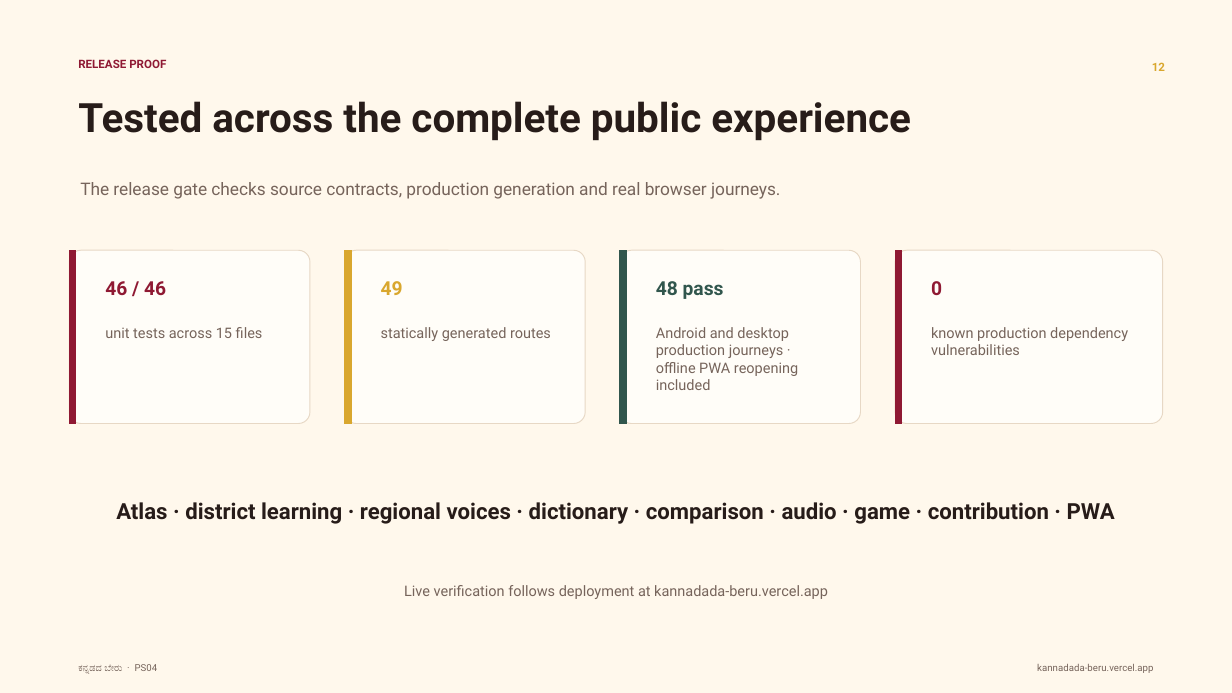
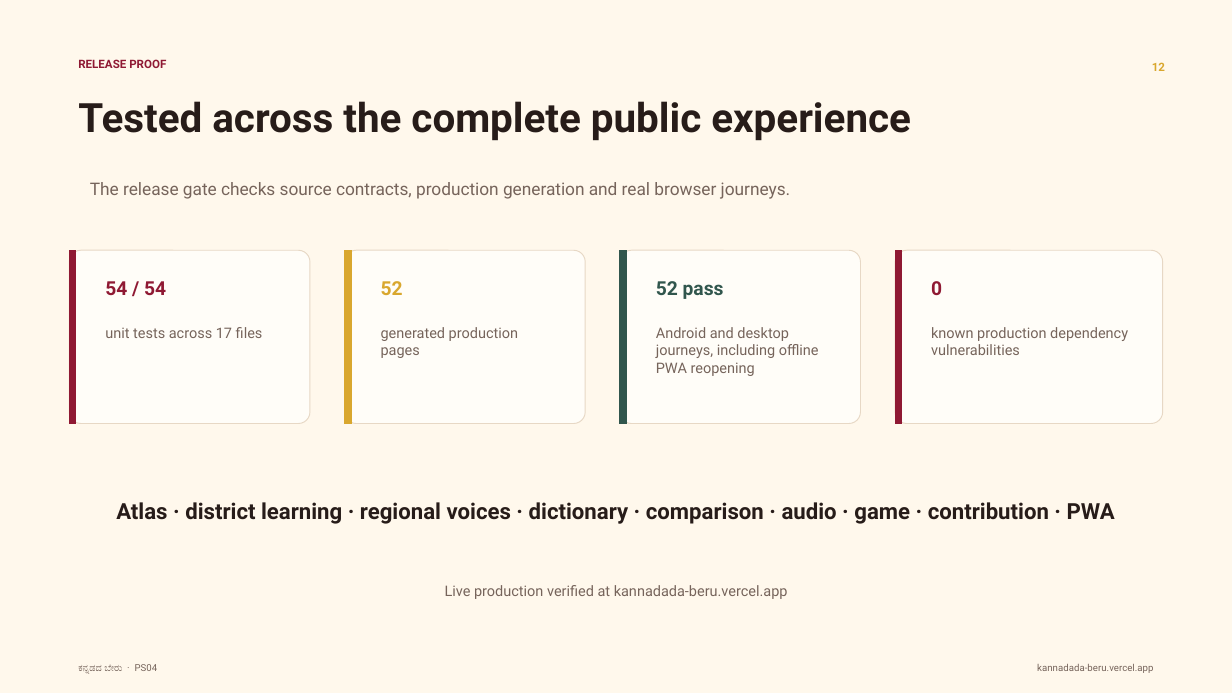
Before and after one commit to DSGAMING98/kannadada-beru, a slide deck: slide 12 of Kannadada Beru Final Presentation/Kannadada_Beru_Submission_2026_RELEASE.pptx. Drawn at 1232x693 pixels with LibreOffice and Linux fonts; fonts in the diff are those of the drawing. Boxes give left, top, right and bottom in pixels: in the first picture for what was removed or moved away, otherwise in the second. Text is boxed around its words. In the diff, an @@ line names an element or a change of style, - is before the commit and + after.

Commit message:
release: finalize hackathon submission

```diff
--- a/Kannadada Beru Final Presentation/Kannadada_Beru_Submission_2026_RELEASE.pptx
+++ b/Kannadada Beru Final Presentation/Kannadada_Beru_Submission_2026_RELEASE.pptx
@@ text "The release gate checks source ..." moved from (x1=80, y1=182, x2=780, y2=199) to (x1=90, y1=182, x2=790, y2=199) @@
@@ text at (x1=105, y1=281, x2=166, y2=295): text changed @@
-46 / 46
+54 / 54
@@ text at (x1=381, y1=281, x2=403, y2=295): text changed @@
-49
+52
@@ text at (x1=656, y1=281, x2=724, y2=299): text changed @@
-48 pass
+52 pass
@@ text at (x1=105, y1=327, x2=263, y2=338): text changed @@
-unit tests across 15 files
+unit tests across 17 files
@@ text at (x1=381, y1=327, x2=518, y2=358): text changed @@
-statically generated routes
+generated production pages
@@ text at (x1=656, y1=327, x2=819, y2=376): text changed @@
-Android and desktop production journeys · offline PWA reopening included
+Android and desktop journeys, including offline PWA reopening
@@ text at (x1=445, y1=585, x2=788, y2=599): text changed @@
-Live verification follows deployment at kannadada-beru.vercel.app
+Live production verified at kannadada-beru.vercel.app
```
Also in this commit, not shown: 7 other slides changed, 16 other files.
